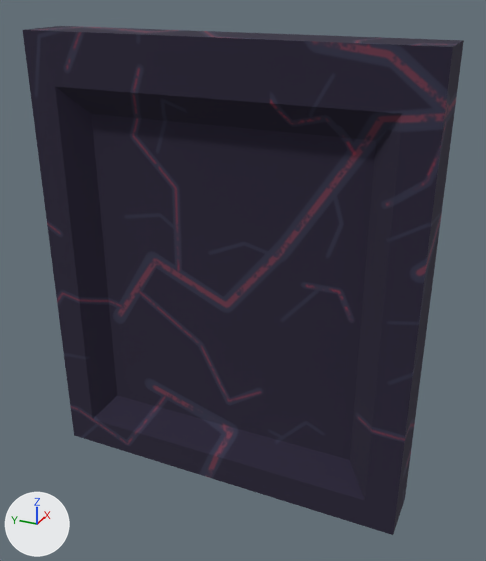
What one commit did to the OBJ model LyonPlexLib/SampleProject/Ressources/Environnement3D/Batiments/Wall.obj.
Camera for both pictures: a 50 mm camera at (-50.22, -62.21, 8.18) aimed at (-41.29, -58.19, 3.71). Every picture has the same lights, and +X, +Y and +Z are marked at lower left. The first picture is the older version. Where no turn or scale is listed for an object, it has been applied to the vertices.

Objects in the first picture: 'Wall'.
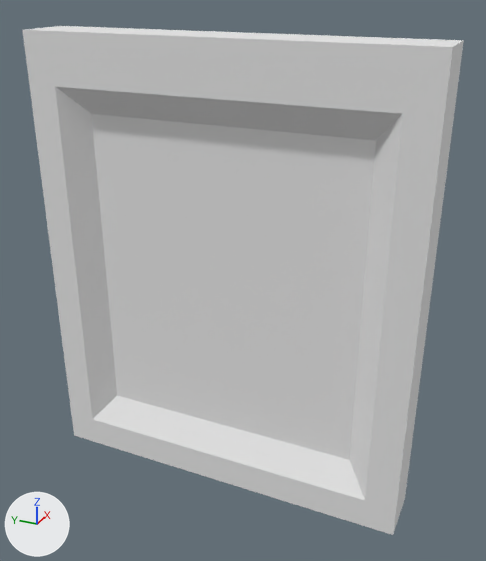
The newer file is also turned or shifted as a whole; pictures and numbers use the older file's frame.

The edits, one by one:
Material 'Wall.001' (mat_wall_001) is new.
Its base color is (0.8, 0.8, 0.8) (white #e7e7e7).
Its roughness is 1.0.
me_wall has 40 vertices, 38 faces and spans x -41.85..-40.95, y -61.06..-54.85, z 0.02..7.41.
me_wall no longer uses material mat_wall (picture img_amalgate_png).
me_wall gains material mat_wall_001 (white #e7e7e7).

Changed parts and their boxes (x1, y1, x2, y2) in the pictures (486 x 561 px):
'Wall', recoloured (black to white): (23, 26, 464, 535) in both
